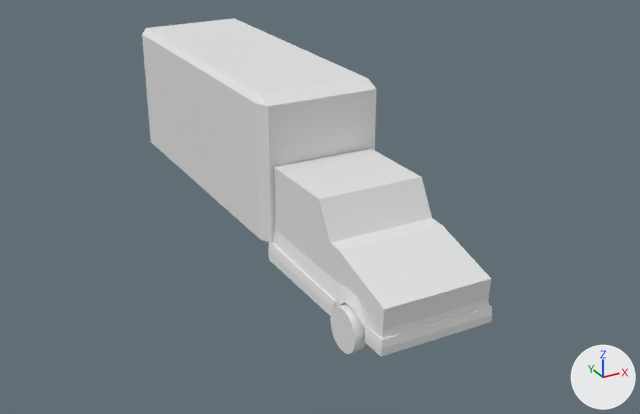
What one commit did to the Blender file BlenderSaves/Truck.blend.
Camera for both pictures: a 50 mm camera at (-7.33, -12.18, 7.25) aimed at (0.26, 1.62, 0.36). Arrows for +X, +Y and +Z are at lower right; the lights stay in place.
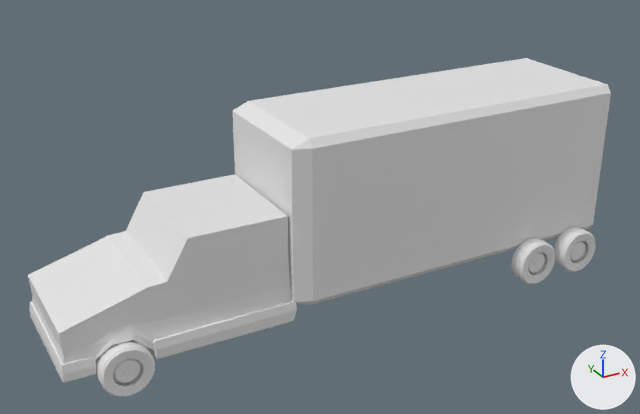
Commit message: Finished truck prototype model

Boxes (x1, y1, x2, y2) around the edits, measured in the pictures (640 x 414 px):
'Cube.001', moved, turned: before (142, 18, 376, 243); after (232, 58, 611, 305)
'Cube', moved, turned: before (268, 148, 492, 357); after (28, 174, 297, 383)
'frontLeftWheel', added: after (96, 340, 155, 397)
'backLeftWheel1', added: after (511, 238, 555, 284)
'backLeftWheel2', added: after (553, 227, 596, 272)
'Cylinder', deleted: before (330, 304, 365, 354)

Patch to the scene script:
```diff
--- a/BlenderSaves/Truck.blend.py
+++ b/BlenderSaves/Truck.blend.py
@@ me_cylinder_011 @@
+me_cylinder_011.from_pydata(...)  # 512 vertices, 420 faces; spans x -1.09..1.09, y -1.09..1.09, z -1.0..1.0
@@ ob_cube @@
 ob_cube = bpy.data.objects.new('Cube', me_cube)
-ob_cube.location = (0.0, 0.0, 0.0)
+ob_cube.location = (-2.74, 0.01, 0.0)
+ob_cube.rotation_euler = (0.0, 0.0, -1.571)  # degrees (0, 0, -90)
 _m = ob_cube.modifiers.new('Solidify', 'SOLIDIFY')
@@ ob_cube_001 @@
 ob_cube_001 = bpy.data.objects.new('Cube.001', me_cube_001)
-ob_cube_001.location = (0.01, 4.21, 1.46)
+ob_cube_001.location = (1.47, 0.0, 1.46)
+ob_cube_001.rotation_euler = (0.0, 0.0, -1.571)  # degrees (0, 0, -90)
 ob_cube_001.scale = (1.2, 3.18, 1.41)
@@ ob_cylinder @@
-ob_cylinder = bpy.data.objects.new('Cylinder', me_cylinder)
-ob_cylinder.location = (-1.1, -1.77, -0.16)
-ob_cylinder.rotation_euler = (3.133, 1.571, 0.0)  # degrees (180, 90, 0)
-ob_cylinder.scale = (0.381, 0.381, 0.101)
@@ ob_backleftwheel1 @@
+ob_backleftwheel1 = bpy.data.objects.new('backLeftWheel1', me_cylinder_011)
+ob_backleftwheel1.location = (3.09, -1.34, -0.19)
+ob_backleftwheel1.rotation_euler = (7.854, 1.571, 0.0)  # degrees (90, 90, 0)
+ob_backleftwheel1.scale = (0.381, 0.381, 0.158)
@@ ob_backleftwheel2 @@
+ob_backleftwheel2 = bpy.data.objects.new('backLeftWheel2', me_cylinder_011.copy())
+ob_backleftwheel2.location = (4.1, -1.34, -0.19)
+ob_backleftwheel2.rotation_euler = (7.854, 1.571, 0.0)  # degrees (90, 90, 0)
+ob_backleftwheel2.scale = (0.381, 0.381, 0.158)
@@ ob_frontleftwheel @@
+ob_frontleftwheel = bpy.data.objects.new('frontLeftWheel', me_cylinder_011.copy())
+ob_frontleftwheel.location = (-4.51, -1.1, -0.19)
+ob_frontleftwheel.rotation_euler = (1.571, 1.571, 0.0)  # degrees (90, 90, 0)
+ob_frontleftwheel.scale = (0.381, 0.381, 0.158)
```
